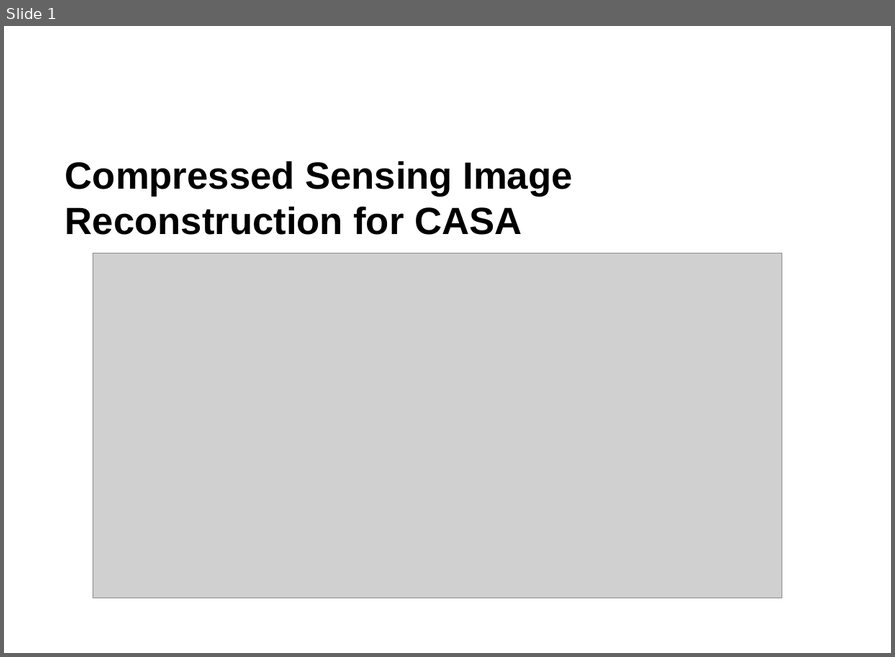
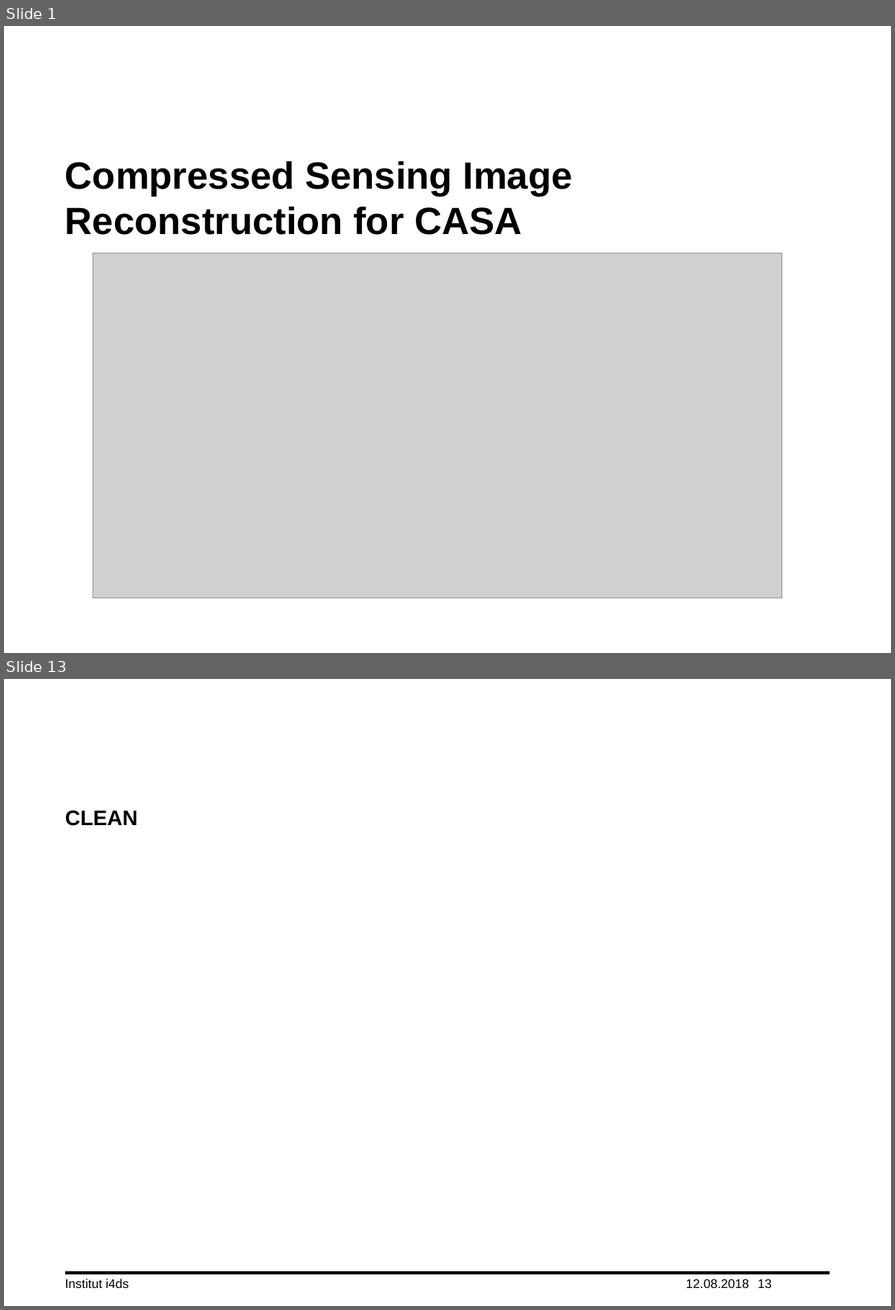
Before and after one commit to lord-blueberry/p7-doc, a slide deck: ppt/praes.pptx. Shown one above the other, each under a label of ours: slide 1 before the commit, slides 1 and 13 after it; the slides between them are not shown. The pictures are 895x657 and 895x1310 pixels, drawn with LibreOffice and Linux fonts; fonts in the diff are those of the drawing; grey boxes stand for pictures; background and template pictures are left out. Boxes give left, top, right and bottom in pixels: in the first picture for what was removed or moved away, otherwise in the second. Text is boxed around its words. In the diff, an @@ line names an element or a change of style, - is before the commit and + after.

```diff
--- a/ppt/praes.pptx
+++ b/ppt/praes.pptx
@@ slide 13 added at box(4, 679, 891, 1306), background #FFFFFF @@
@@ title added at box(65, 810, 138, 826), 20 pt, text #000000, bold @@
+CLEAN
@@ line added from (65, 1273) to (830, 1273), #000000 3 pt @@
@@ text added at box(65, 1279, 129, 1288), 12 pt, text #000000 @@
+Institut i4ds
@@ text added at box(686, 1279, 749, 1288), 12 pt, text #000000 @@
+12.08.2018
@@ page number added at box(758, 1279, 772, 1288), 12 pt, text #000000 @@
+13
```
Also in this commit, not shown: 21 slides changed, 8 other slides added, 49 other files.
